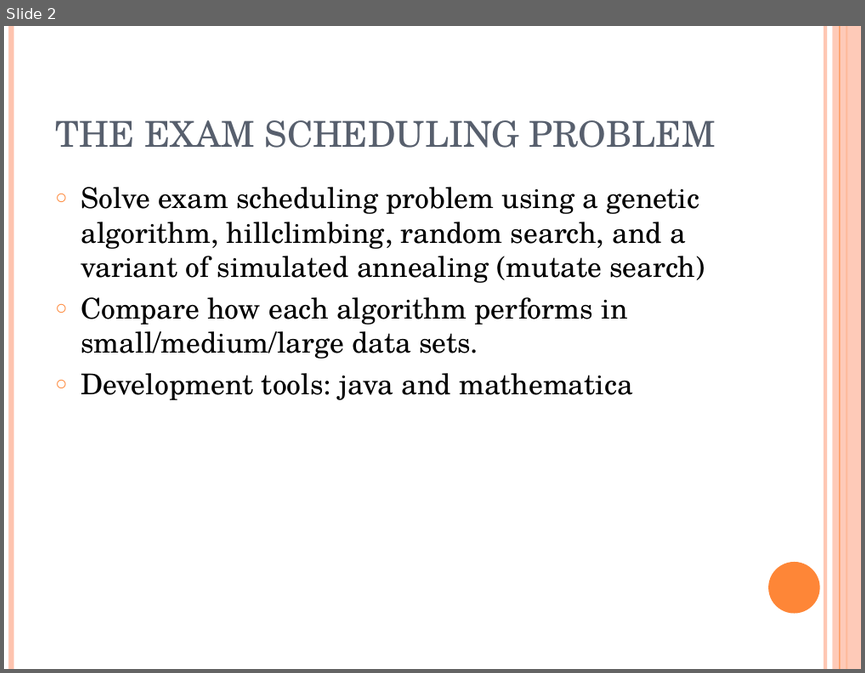
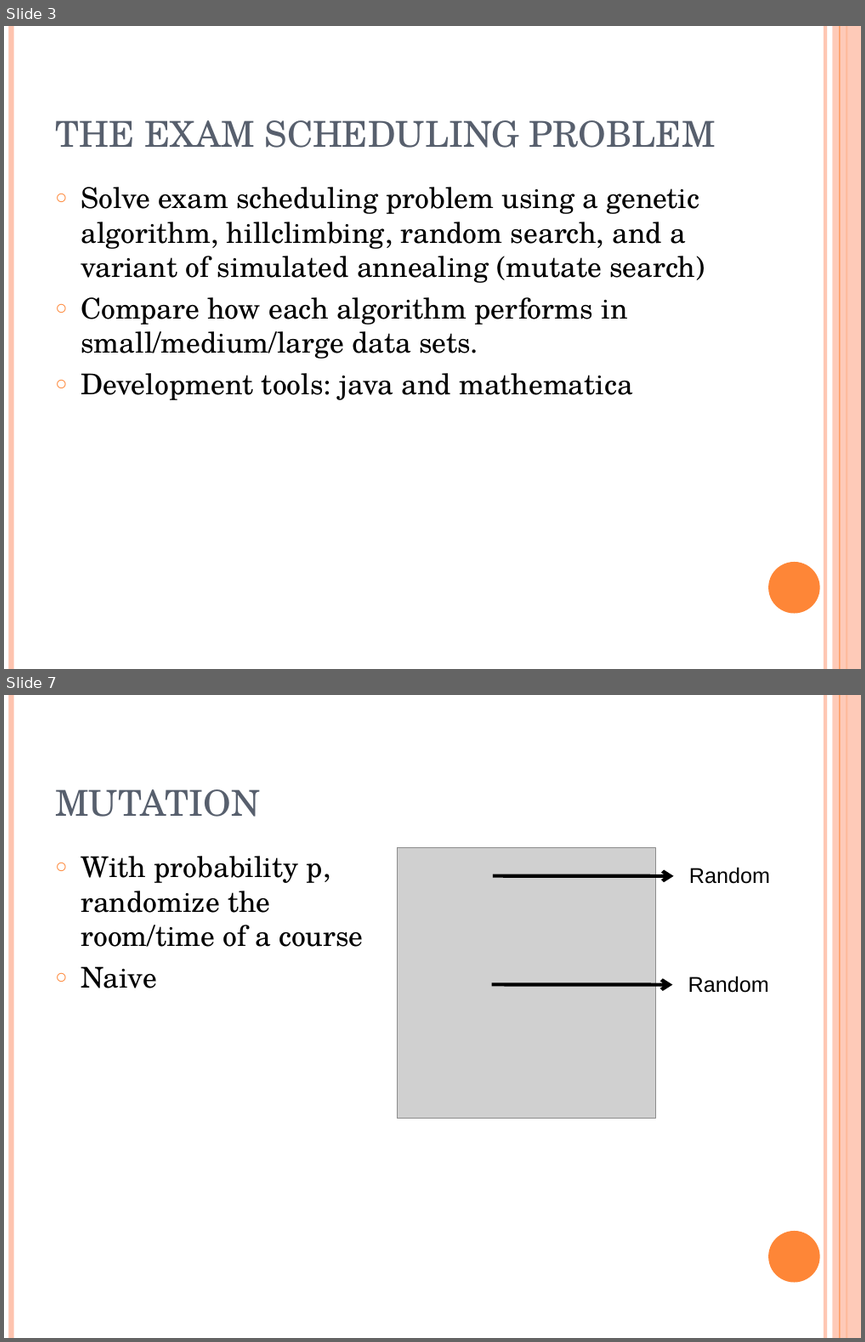
Before and after one commit to akokcam/csc384-genetic-algorithms-project, a slide deck: GA_TestBench/Data Files/presentation.ppt. Shown one above the other, each under a label of ours: slide 2 before the commit, slides 3 and 7 after it; the slides between them are not shown. The pictures are 865x673 and 865x1342 pixels, drawn with LibreOffice and Linux fonts; fonts in the diff are those of the drawing; grey boxes stand for pictures. Boxes give left, top, right and bottom in pixels: in the first picture for what was removed or moved away, otherwise in the second. Text is boxed around its words. In the diff, an @@ line names an element or a change of style, - is before the commit and + after.

```diff
--- a/GA_TestBench/Data Files/presentation.ppt
+++ b/GA_TestBench/Data Files/presentation.ppt
@@ slide 7 added at [4,695,861,1338], background #FFFFFF; not listed: 6 template elements that a slide beside it also shows @@
@@ title added at [55,789,261,817], 30 pt, text #575F6D @@
+MUTATION
@@ picture added at [398,847,655,1118] @@
@@ text added at [80,856,364,988], 24 pt, text #000000 @@
+○ With probability p, randomize the room/time of a course
+○ Naive
@@ text added at [689,867,770,884], 18 pt, text #000000 @@
+Random
@@ arrow added from (493, 876) to (673, 876), #000000 3 pt @@
@@ arrow added from (492, 985) to (672, 985), #000000 3 pt @@
@@ text added at [688,975,769,993], 18 pt, text #000000 @@
+Random
@@ what was slide 2 is now slide 3 @@
```
Also in this commit, not shown: 8 slides changed, 8 other slides added, 7 slides removed, 1 other file.
